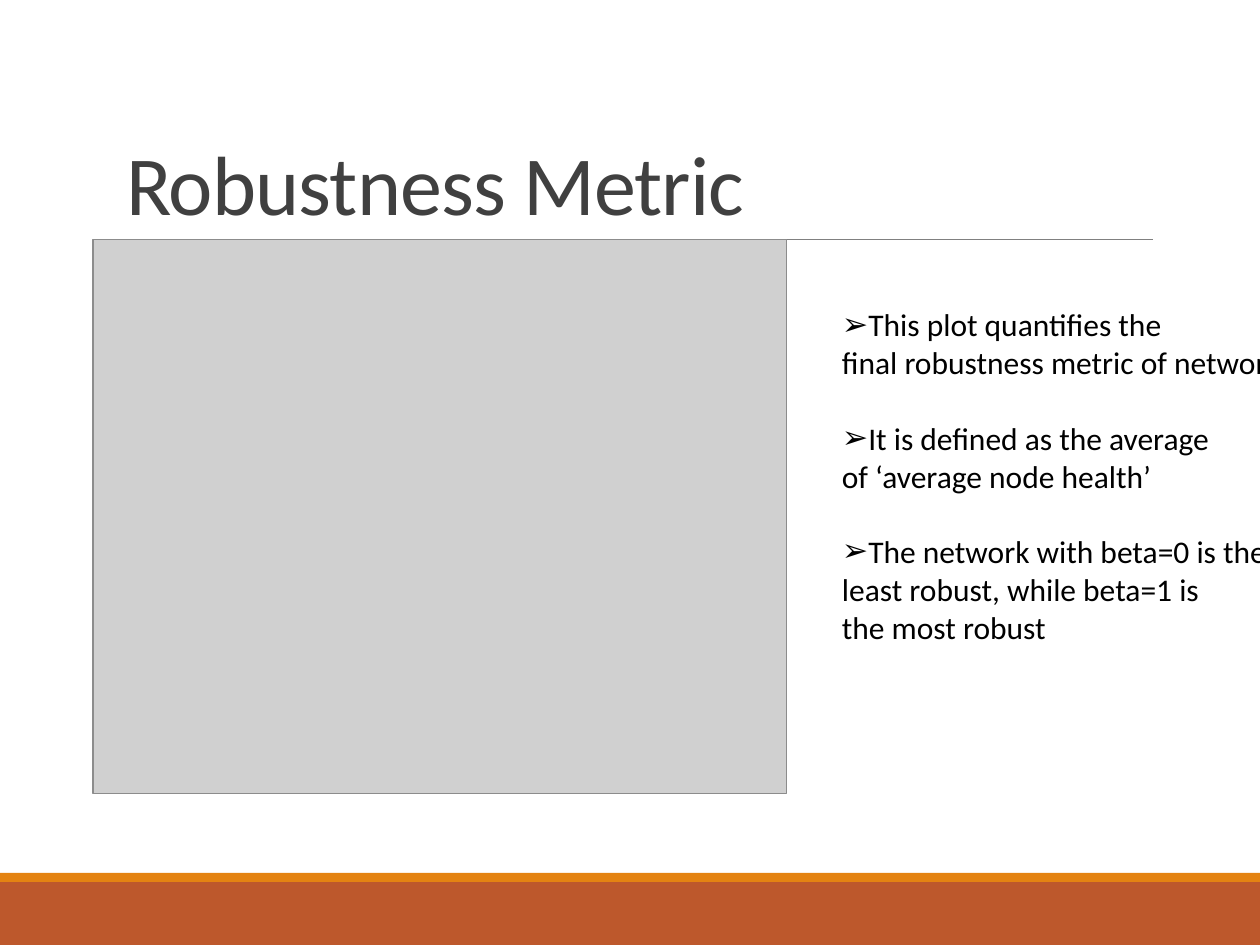
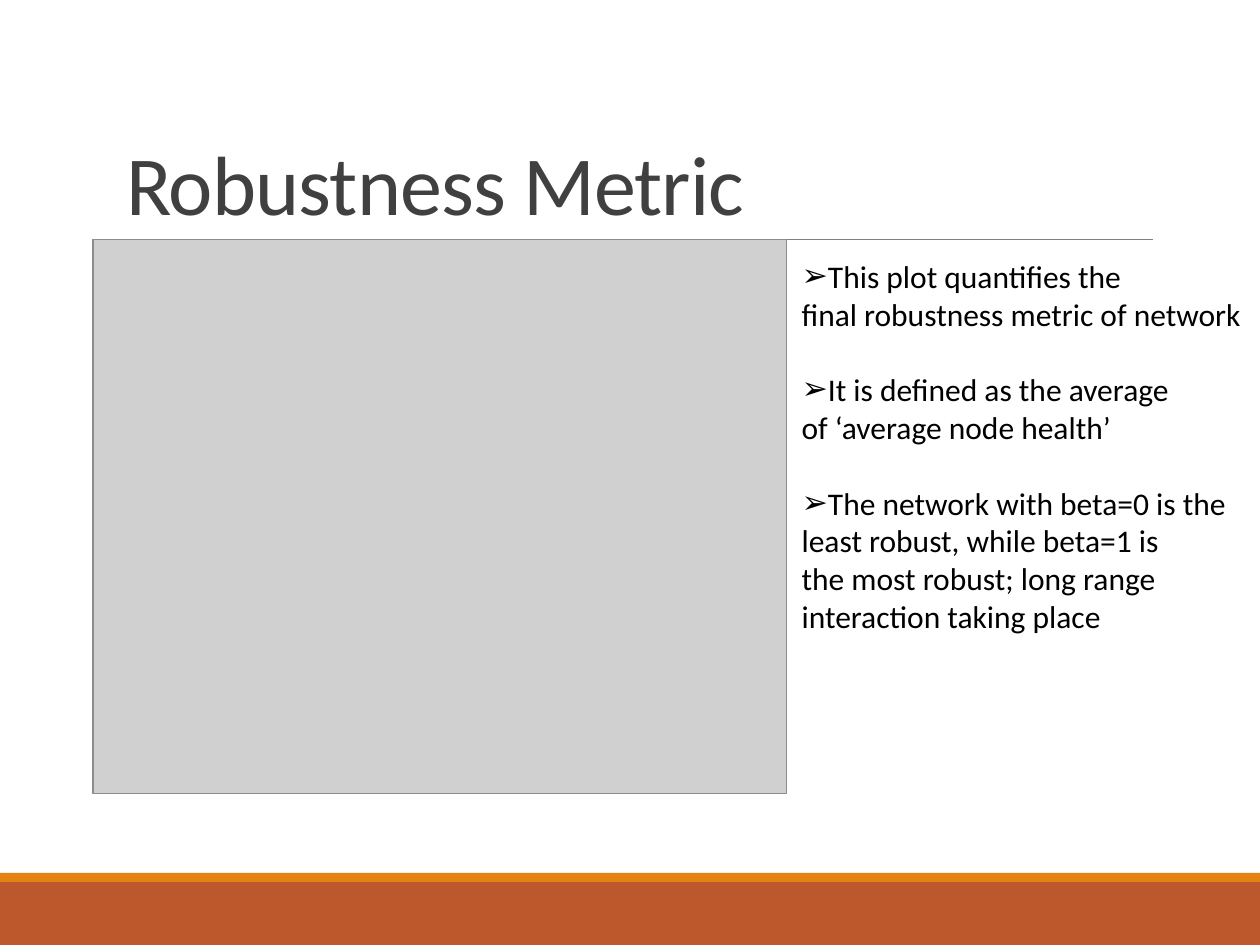
Before and after one commit to ParthaEth/Epidemics_Spreading_With_Cascade_Network, a slide deck: slide 12 of presentation/disease_spreading_presentation.pptx. Drawn at 1260x945 pixels with LibreOffice and Linux fonts; fonts in the diff are those of the drawing; grey boxes stand for pictures. Boxes give left, top, right and bottom in pixels: in the first picture for what was removed or moved away, otherwise in the second. Text is boxed around its words. In the diff, an @@ line names an element or a change of style, - is before the commit and + after.

Commit message:
results finalized

```diff
--- a/presentation/disease_spreading_presentation.pptx
+++ b/presentation/disease_spreading_presentation.pptx
@@ text "This plot quantifies the final ...": place and size @@
-text "This plot quantifies the final ..." at [842, 314, 1260, 640]
+text "This plot quantifies the final ..." at [802, 266, 1241, 634]
@@ text at [802, 493, 1226, 634]: text changed @@
-➢ The network with beta=0 is the
-  least robust, while beta=1 is
-  the most robust
+➢ The network with beta=0 is the
+  least robust, while beta=1 is
+  the most robust; long range
+  interaction taking place
```
Also in this commit, not shown: 4 other slides changed.
